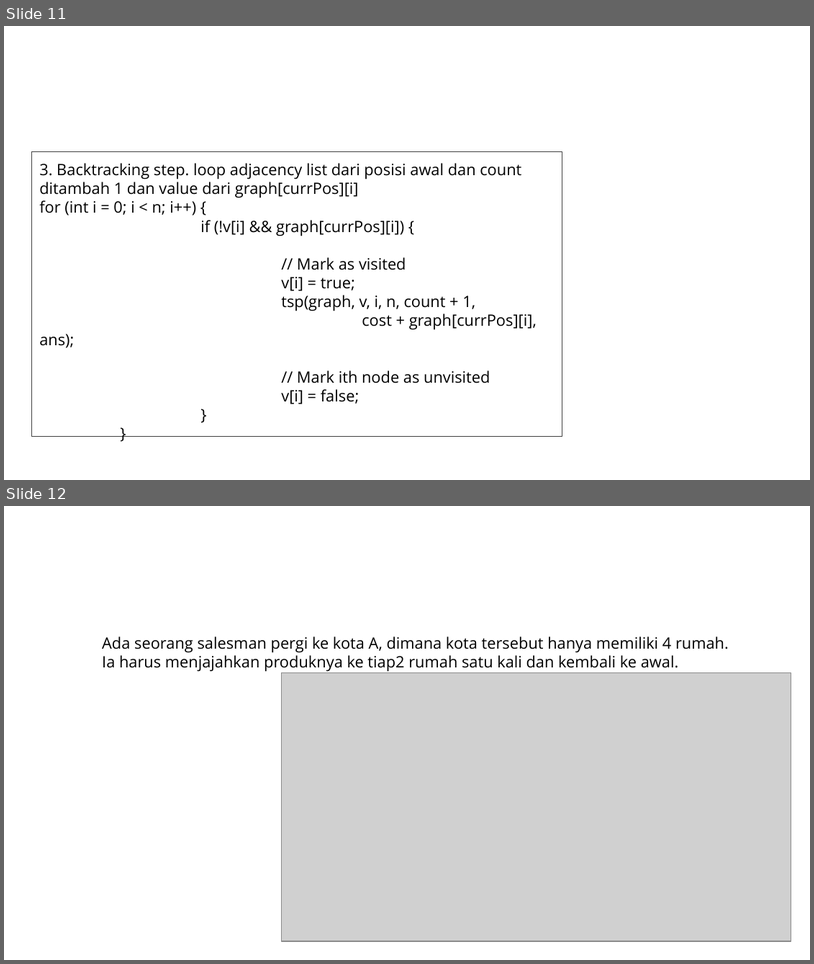
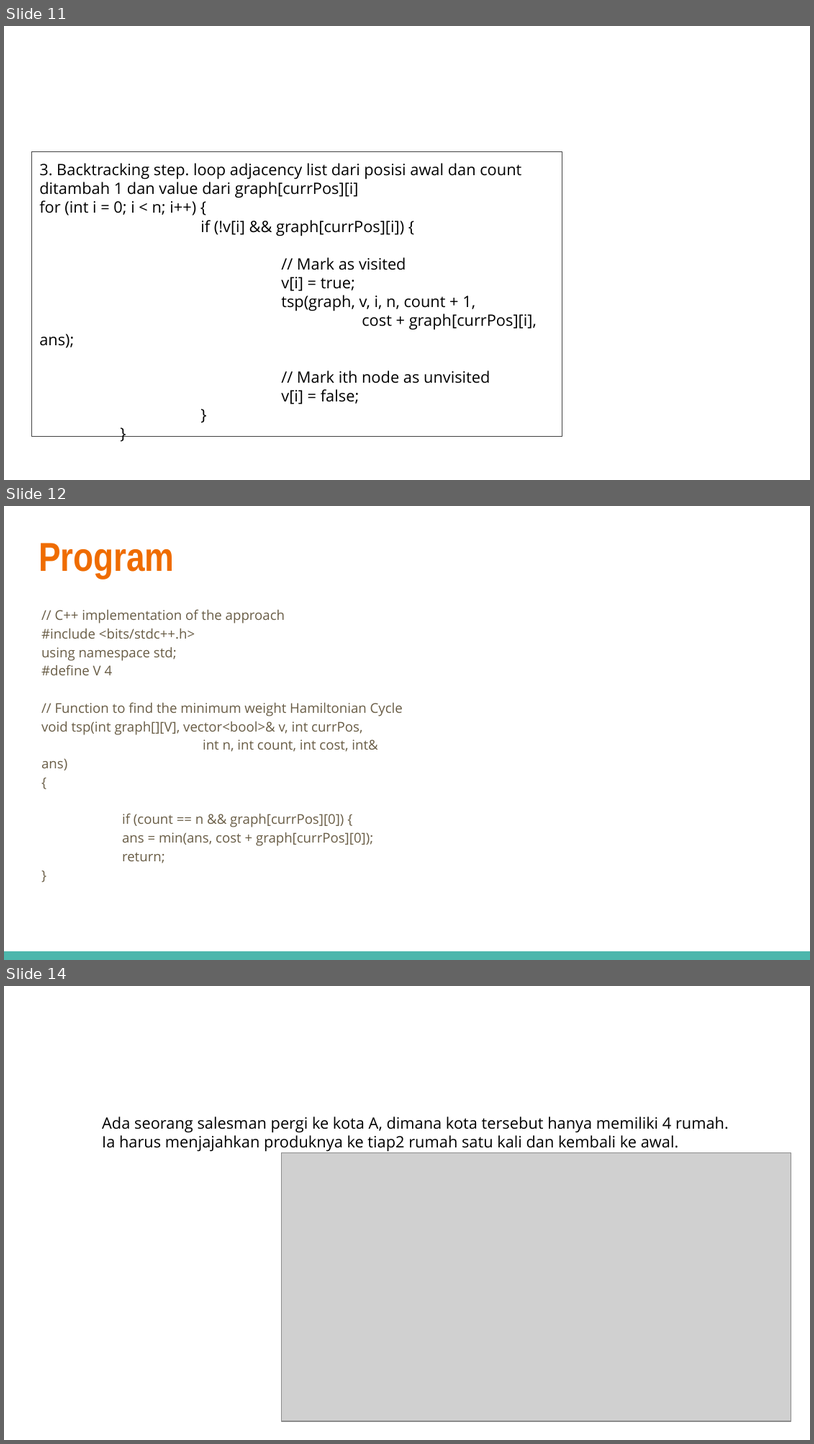
Before and after one commit to hafidzalfrz/TugasAnalgo, a slide deck: UTS/Travelling Salesman Problem.pptx. Shown one above the other, each under a label of ours: slides 11 and 12 before the commit, slides 11, 12 and 14 after it; the slides between them are not shown. The pictures are 814x964 and 814x1444 pixels, drawn with LibreOffice and Linux fonts; fonts in the diff are those of the drawing; grey boxes stand for pictures. Boxes give left, top, right and bottom in pixels: in the first picture for what was removed or moved away, otherwise in the second. Text is boxed around its words. In the diff, an @@ line names an element or a change of style, - is before the commit and + after.

```diff
--- a/UTS/Travelling Salesman Problem.pptx
+++ b/UTS/Travelling Salesman Problem.pptx
@@ slide 12 added at (4, 506, 810, 960), background #FFFFFF @@
@@ title added at (39, 543, 175, 577), 36 pt, text #EF6C00, bold @@
+Program
@@ text added at (41, 609, 403, 863), 12 pt, text #695D46 @@
+// C++ implementation of the approach
+#include <bits/stdc++.h>
+using namespace std;
+#define V 4
+// Function to find the minimum weight Hamiltonian Cycle
+void tsp(int graph[][V], vector<bool>& v, int currPos,
+int n, int count, int cost, int& ans)
+{
+if (count == n && graph[currPos][0]) {
+ans = min(ans, cost + graph[currPos][0]);
+return;
+}
@@ rectangle added at (4, 951, 810, 960), fill #4DB6AC @@
@@ what was slide 12 is now slide 14 @@
```
Also in this commit, not shown: 1 slide changed, 1 other slide added, 3 other files.
